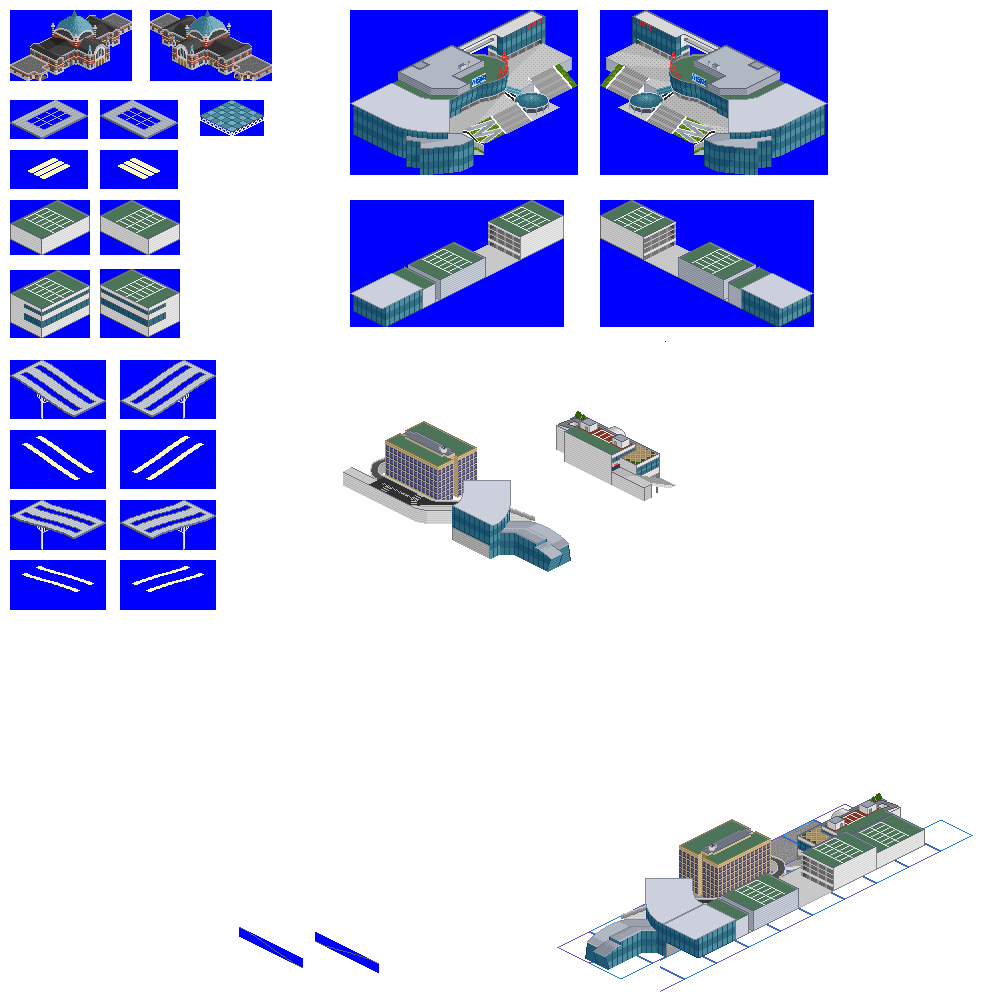
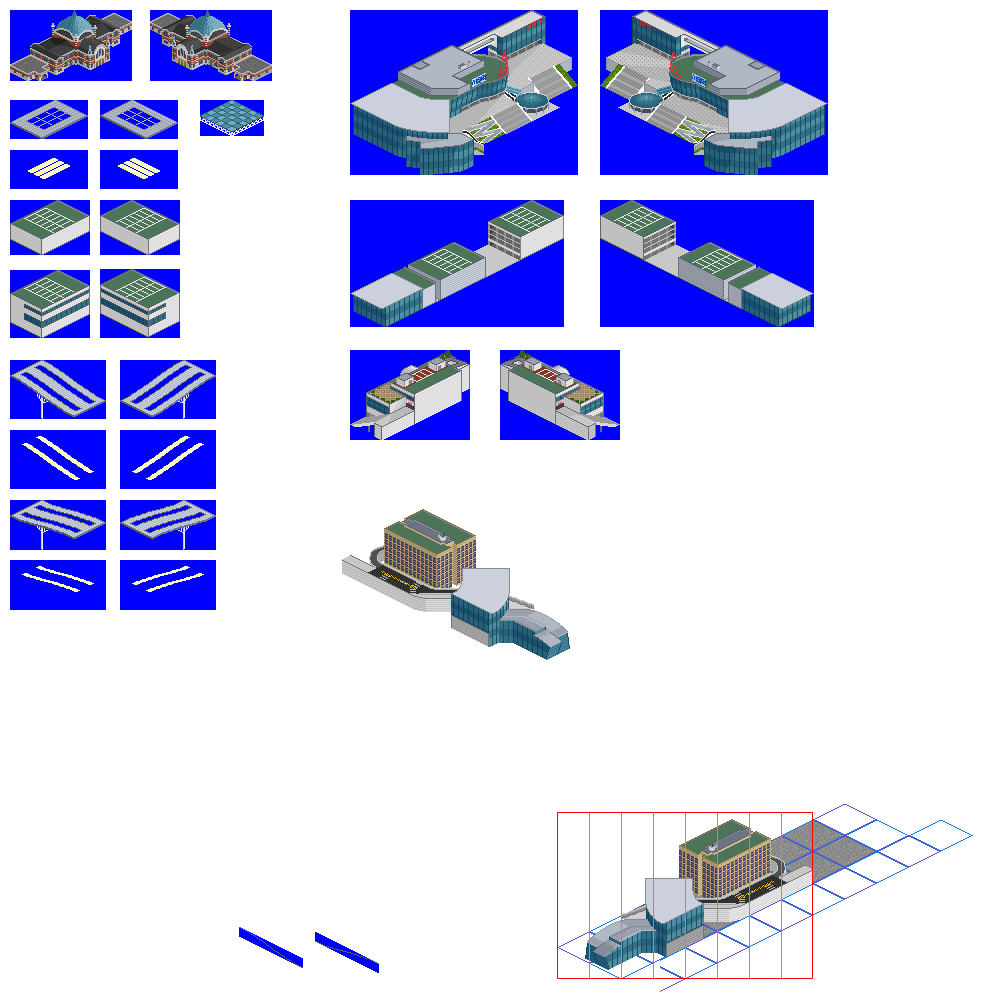
Two versions of the same layered image (1000 × 1000). Layer-by-layer changes:
painted on "buildings _6" over box(557, 812, 813, 979)
painted on "buildings _2" over box(663, 341, 877, 958)
painted on "buildings _4" over box(845, 814, 925, 869)
painted on "buildings_8" over box(342, 421, 571, 660)
painted on "buildings _7" over box(350, 350, 901, 883)
painted on "배경" over box(350, 350, 620, 440)
